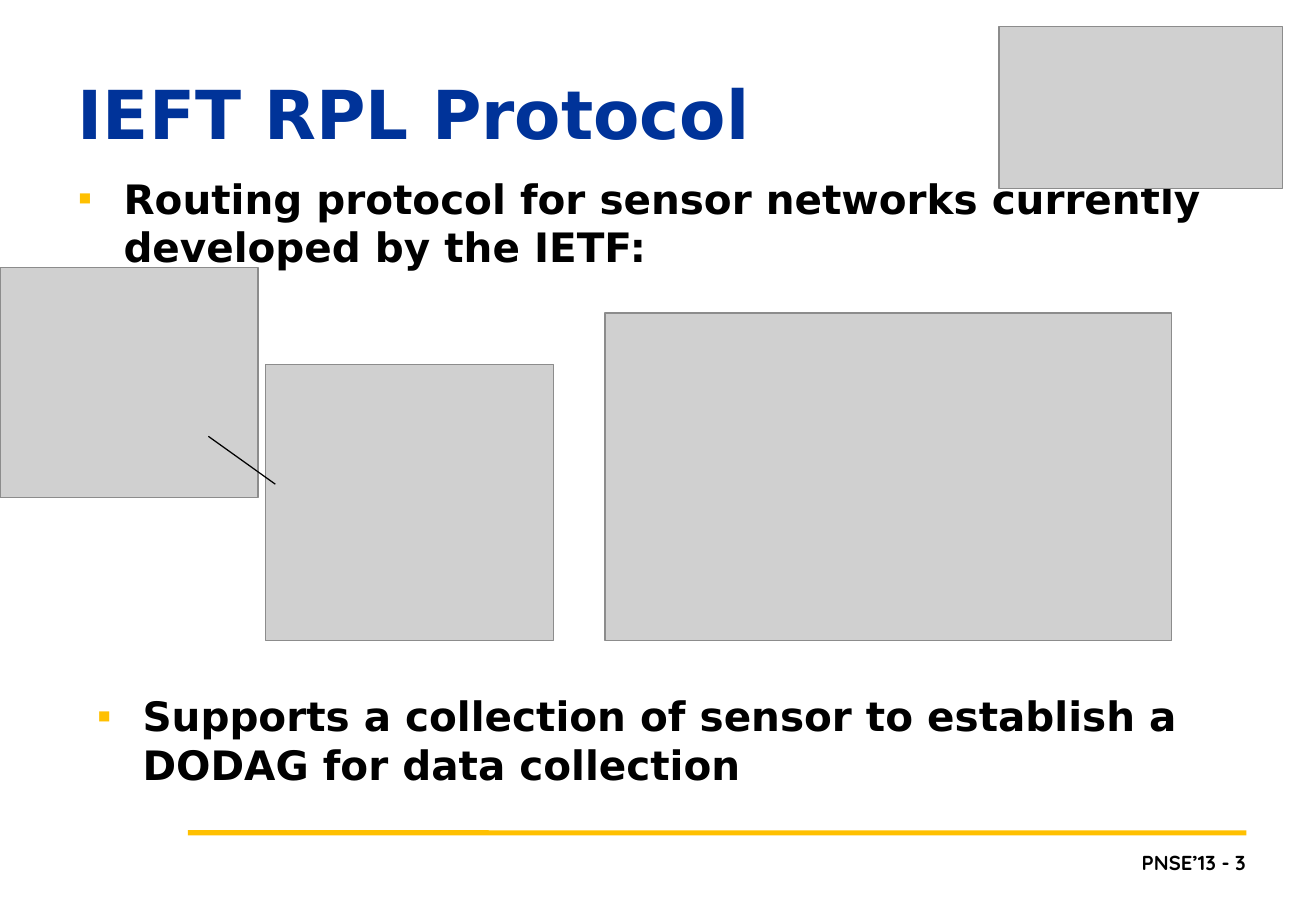
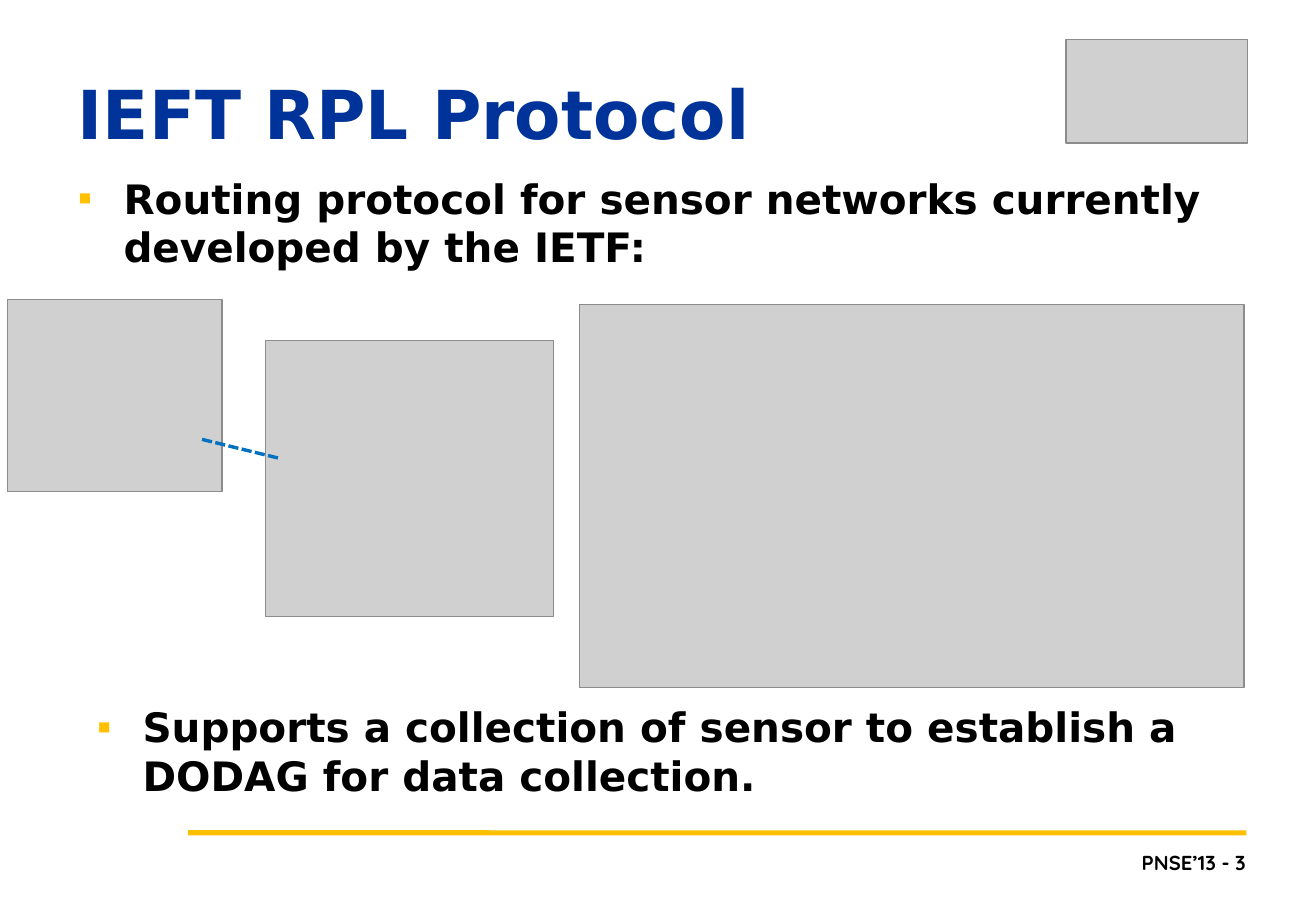
Before and after one commit to lmkr/pnse13roll, a slide deck: slide 3 of LMKPNSE2013.pptx. Drawn at 1316x911 pixels with LibreOffice and Linux fonts; fonts in the diff are those of the drawing; grey boxes stand for pictures; background and template pictures are left out. Boxes give left, top, right and bottom in pixels: in the first picture for what was removed or moved away, otherwise in the second. Text is boxed around its words. In the diff, an @@ line names an element or a change of style, - is before the commit and + after.

```diff
--- a/LMKPNSE2013.pptx
+++ b/LMKPNSE2013.pptx
@@ picture: place and size @@
-picture at [999,27,1282,188]
+picture at [1066,39,1247,142]
@@ picture: place and size @@
-picture at [0,267,258,498]
+picture at [7,300,222,492]
@@ picture: place and size @@
-picture at [605,314,1173,640]
+picture at [580,304,1244,688]
@@ picture: place and size @@
-picture at [265,365,554,640]
+picture at [265,341,554,617]
@@ line moved from (209, 436) - (276, 485) to (202, 440) - (281, 459) @@
@@ line (202, 440) - (281, 459): stroke #000000 0.75 pt to #0070C0 2 pt dashed @@
@@ text at [143,711,1176,792]: text changed @@
-▪ Supports a collection of sensor to establish a DODAG for data collection
+▪ Supports a collection of sensor to establish a DODAG for data collection.
```
Also in this commit, not shown: 5 other slides changed, 2 slides added, 2 slides removed, 1 other file.
